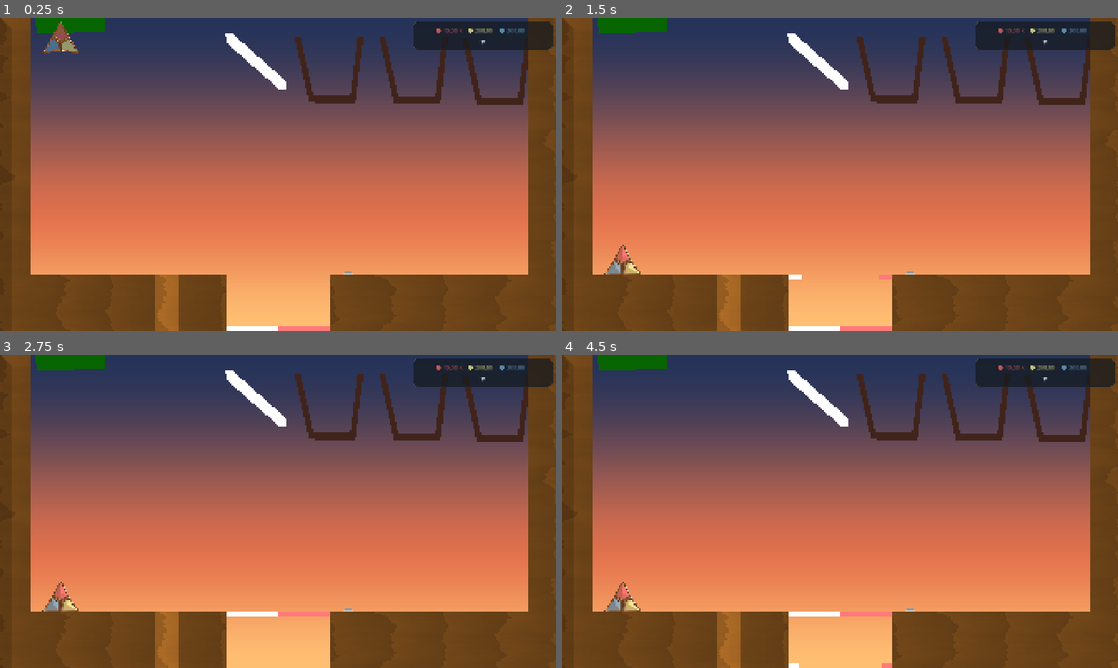
Above: before the commit, frames 1-4 (two rows, left to right).
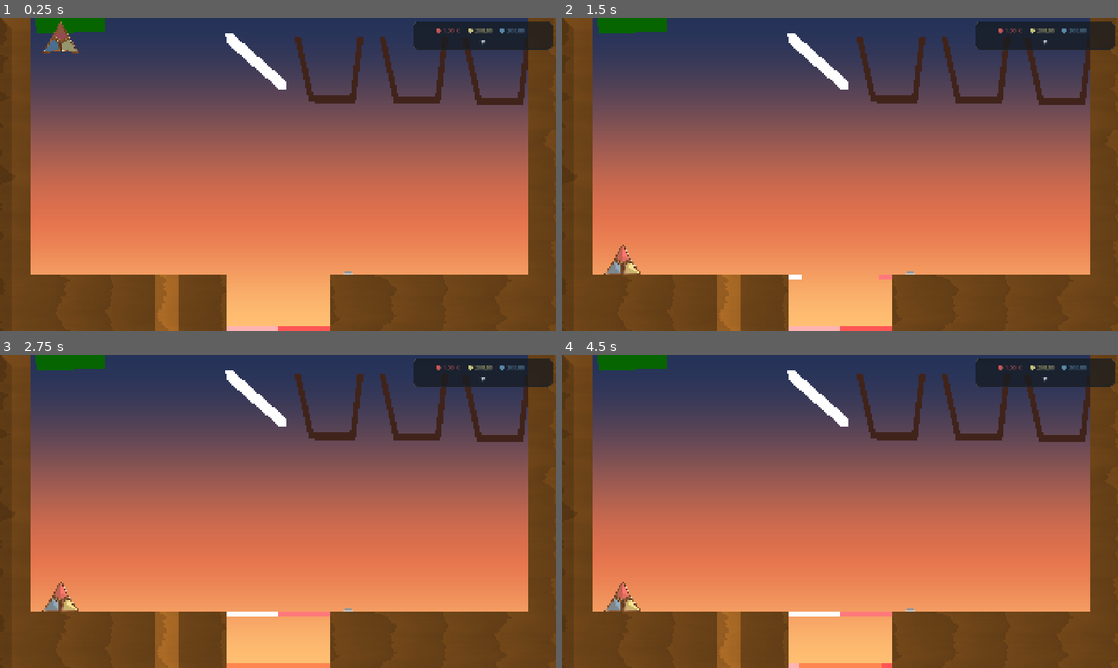
Above: after the commit, the same moments.

Repository: adambrock89/idle-glass
Game: Godot game, scene res://scenes/levels/fragment_manager.tscn
Same seed, same stepped clock (60 frames per second), same inputs: the game is played once before the commit and once after it.
Inputs (mouse positions are in pixels of both pictures, inside the frame that each line leads up to):
- Up to frame 1 (0.25 s): no input
- Up to frame 2 (1.5 s): tap Enter at 0.5 s; move the mouse to (962, 158) at 0.52 s; tap G (toggle_generation) at 0.6 s; click (962, 158) at 0.67 s; move the mouse to (728, 190) at 1.27 s; tap C (toggle_hatch) at 1.35 s; click (728, 190) at 1.42 s
- Up to frame 3 (2.75 s): move the mouse to (333, 442) at 2.02 s; tap G (toggle_generation) at 2.1 s; click (333, 442) at 2.17 s
- Up to frame 4 (4.5 s): tap Space at 2.75, 4.25 s; move the mouse to (812, 574) at 2.77 s; tap C (toggle_hatch) at 2.85, 4.35 s; click (812, 574) at 2.92 s; tap Enter at 3.5 s; move the mouse to (1006, 558) at 3.52 s; tap G (toggle_generation) at 3.6 s; click (1006, 558) at 3.67 s; move the mouse to (673, 464) at 4.27 s; click (673, 464) at 4.42 s

The runs differ from the first frame. In frame 1, 0.3% of the frame differs, in the area x 40-84%, y 3-100%; in frame 2, 0.3%; in frame 3, 0.3%; in frame 4, 0.3%.

Commit message:
fixed turnin zone misalignment. 3 fully functional upgrade paths

Diff:
--- a/data/upgrades.json
+++ b/data/upgrades.json
@@ -2,7 +2,7 @@
 	{
 		"id":  "red_value",
 		"name":  "Red Value",
-		"description":  "Increase red score value per fragment",
+		"description":  "Increase the value of red glass",
 		"max_level": 100,
 		"effect":  {
 			"type":  "mult",
@@ -13,5 +13,35 @@
 			"red":  10
 		},
 		"cost_multiplier": 1.35
+	},
+	{
+		"id":  "yellow_value",
+		"name":  "Yellow Value",
+		"description":  "Increase the value of yellow glass",
+		"max_level": 100,
+		"effect":  {
+			"type":  "mult",
+			"target":  "yellow_value",
+			"multiplier":  1.2
+		},
+		"cost": {
+			"yellow":  10
+		},
+		"cost_multiplier": 1.35
+	},
+	{
+		"id":  "blue_value",
+		"name":  "Blue Value",
+		"description":  "Increase the value of blue glass",
+		"max_level": 100,
+		"effect":  {
+			"type":  "mult",
+			"target":  "blue_value",
+			"multiplier":  1.2
+		},
+		"cost": {
+			"blue":  10
+		},
+		"cost_multiplier": 1.35
 	}
 ]
--- a/src/entities/score_zone.gd
+++ b/src/entities/score_zone.gd
@@ -12,9 +12,6 @@
 	if body is Fragment and not seen_fragments.has(body):
 		seen_fragments[body] = true
 		processed_fragments.append(body)
-		body.visible = false
-		body.set_deferred("freezing", true)
-		body.set_deferred("monitoring", false)
 
 func _score_fragment(fragment):
 	var scoreboard = get_tree().current_scene.find_child("Scoreboard", true, false)
--- a/src/entities/scoreboard.gd
+++ b/src/entities/scoreboard.gd
@@ -33,7 +33,7 @@
 }
 
 var scores: Dictionary = {
-	"red": 10000.0,
+	"red": 1000.0,
 	"orange": 200.0,
 	"yellow": 200.0,
 	"green": 200.0,
@@ -57,7 +57,7 @@
 	"crystal": 1000.0
 }
 
-var modifier_lots_shapes_per_shape: float = 0.0
+var modifier_lots_shapes_per_shape: float = 1.0
 var modifier_all_same_color_mult: float = 1.0
 var modifier_rainbow_mult: float = 1.0
 
--- a/src/entities/turnin_platform.gd
+++ b/src/entities/turnin_platform.gd
@@ -223,13 +223,10 @@
 
 	# SCORING ZONE
 	if scoring_zone != null:
-		scoring_zone.position = Vector2(0, hatch_height_delta + 40.0)
+		scoring_zone.position = Vector2(-platform_length * 0.5, hatch_height_delta)
 		var scoring_collision: CollisionPolygon2D = scoring_zone.get_node_or_null("CollisionPolygon2D") as CollisionPolygon2D
 		if scoring_collision != null:
 			scoring_collision.polygon = _build_rect_polygon(platform_length, 40.0)
-		var scoring_visual: Polygon2D = scoring_zone.get_node_or_null("Polygon2D") as Polygon2D
-		if scoring_visual != null:
-			scoring_visual.polygon = _build_rect_polygon(platform_length, 40.0)
 
 	# HATCH SIGNAL FOR LEVEL GENERATION
 	send_hatch_edges()
